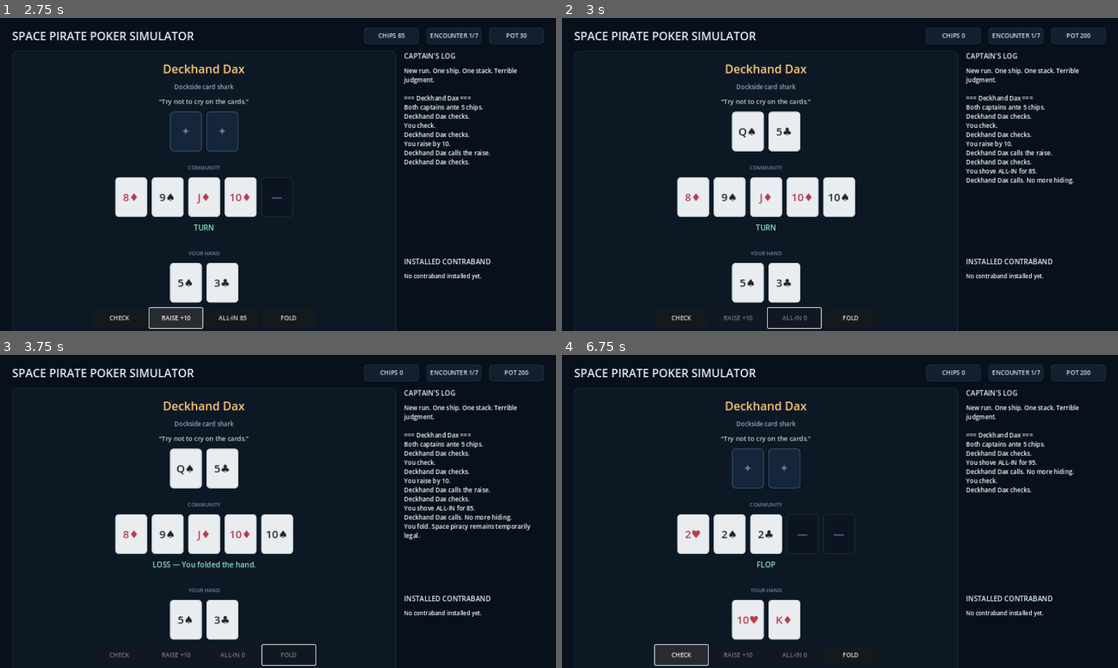
Above: before the commit, frames 1-4 (two rows, left to right).
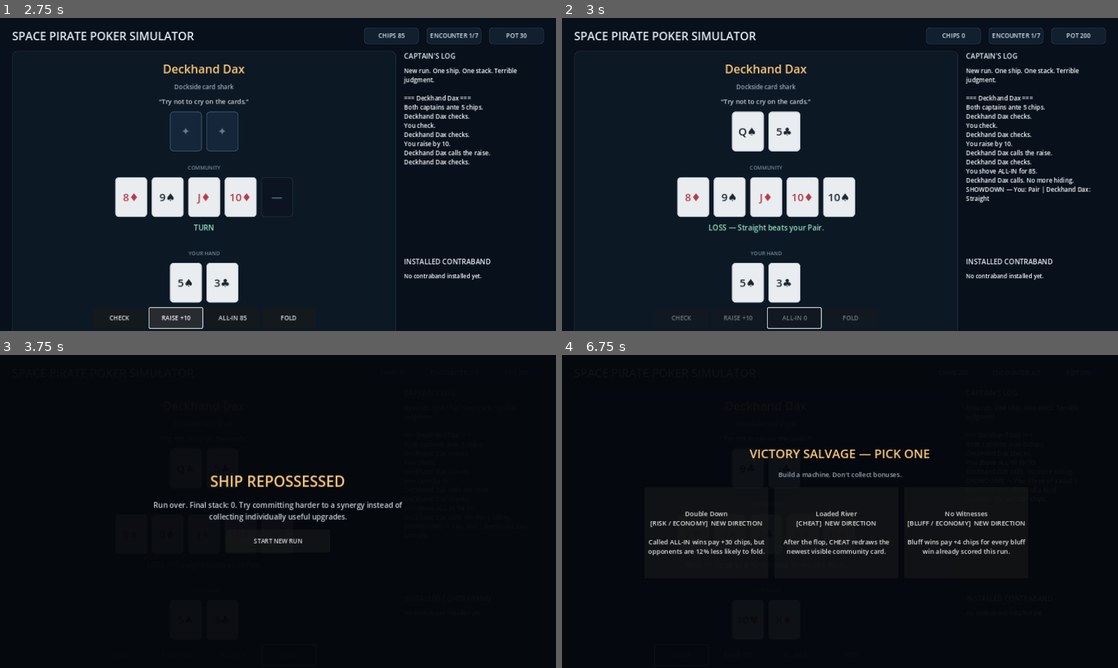
Above: after the commit, the same moments.

Repository: wiings3/SPPS
Game: Godot game, scene res://main.tscn
Two runs of this game, one before a commit and one after it. Both use one fixed random seed, a clock stepped at 60 frames per second and the inputs below.
Inputs (mouse positions are in pixels of both pictures, inside the frame that each line leads up to):
- Up to frame 1 (2.75 s): click "BEGIN RUN" at 0.5 s; click "CHECK" at 1.25 s; click "RAISE +10" at 2 s
- Up to frame 2 (3 s): click "ALL-IN 85" at 2.75 s
- Up to frame 3 (3.75 s): click (289, 655) at 3.5 s, where only the run before the commit has a clickable "FOLD"
- Up to frame 4 (6.75 s): click (840, 539) at 4.25 s, where only the run after the commit has a clickable "START NEW RUN"; click (840, 539) at 5 s, where only the run before the commit has a clickable "START NEW RUN"; click "ALL-IN 95" at 5.75 s; click (678, 655) at 6.5 s, where only the run before the commit has a clickable "CHECK"

Frame 1 is identical in both runs. In frame 2, 0.6% of the frame differs, in the area x 19-96%, y 53-97%; in frame 3, 15%, in the area x 2-98%, y 3-100%; in frame 4, 14%.
Error before the commit: Trying to return an array of type "Array" where expected return type is "Array[int]". (res://poker_rules.gd:110)

Commit message:
Fix typed poker score array returns

Diff:
--- a/poker_rules.gd
+++ b/poker_rules.gd
@@ -40,7 +40,8 @@
 	var best: Array[int] = []
 	var count: int = cards.size()
 	if count < 5:
-		return [0, 0]
+		var empty_score: Array[int] = [0, 0]
+		return empty_score
 	for a in range(count - 4):
 		for b in range(a + 1, count - 3):
 			for c in range(b + 1, count - 2):
@@ -82,7 +83,8 @@
 			straight_high = dedup[0]
 
 	if flush and straight_high > 0:
-		return [8, straight_high]
+		var straight_flush_score: Array[int] = [8, straight_high]
+		return straight_flush_score
 
 	var fours: Array[int] = []
 	var threes: Array[int] = []
@@ -100,14 +102,38 @@
 	pairs.sort(); pairs.reverse()
 	singles.sort(); singles.reverse()
 
-	if not fours.is_empty(): return [7, fours[0], singles[0]]
-	if not threes.is_empty() and not pairs.is_empty(): return [6, threes[0], pairs[0]]
-	if flush: return [5] + ranks
-	if straight_high > 0: return [4, straight_high]
-	if not threes.is_empty(): return [3, threes[0]] + singles
-	if pairs.size() >= 2: return [2, pairs[0], pairs[1], singles[0]]
-	if pairs.size() == 1: return [1, pairs[0]] + singles
-	return [0] + ranks
+	if not fours.is_empty():
+		var four_kind_score: Array[int] = [7, fours[0], singles[0]]
+		return four_kind_score
+	if not threes.is_empty() and not pairs.is_empty():
+		var full_house_score: Array[int] = [6, threes[0], pairs[0]]
+		return full_house_score
+	if flush:
+		return _score_with_tail(5, ranks)
+	if straight_high > 0:
+		var straight_score: Array[int] = [4, straight_high]
+		return straight_score
+	if not threes.is_empty():
+		var trips_prefix: Array[int] = [3, threes[0]]
+		return _score_with_prefix(trips_prefix, singles)
+	if pairs.size() >= 2:
+		var two_pair_score: Array[int] = [2, pairs[0], pairs[1], singles[0]]
+		return two_pair_score
+	if pairs.size() == 1:
+		var pair_prefix: Array[int] = [1, pairs[0]]
+		return _score_with_prefix(pair_prefix, singles)
+	return _score_with_tail(0, ranks)
+
+static func _score_with_tail(category: int, tail: Array[int]) -> Array[int]:
+	var score: Array[int] = [category]
+	score.append_array(tail)
+	return score
+
+static func _score_with_prefix(prefix: Array[int], tail: Array[int]) -> Array[int]:
+	var score: Array[int] = []
+	score.append_array(prefix)
+	score.append_array(tail)
+	return score
 
 static func compare_scores(a: Array[int], b: Array[int]) -> int:
 	var length: int = maxi(a.size(), b.size())
